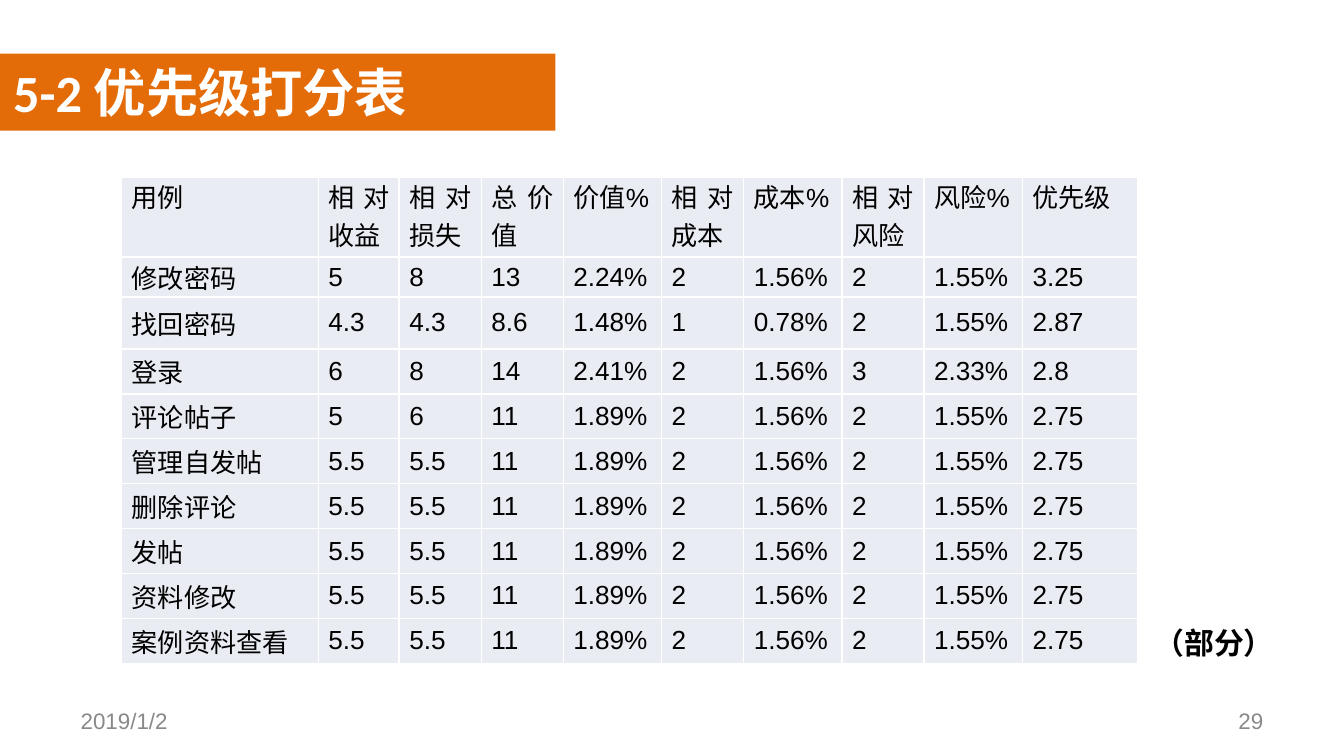
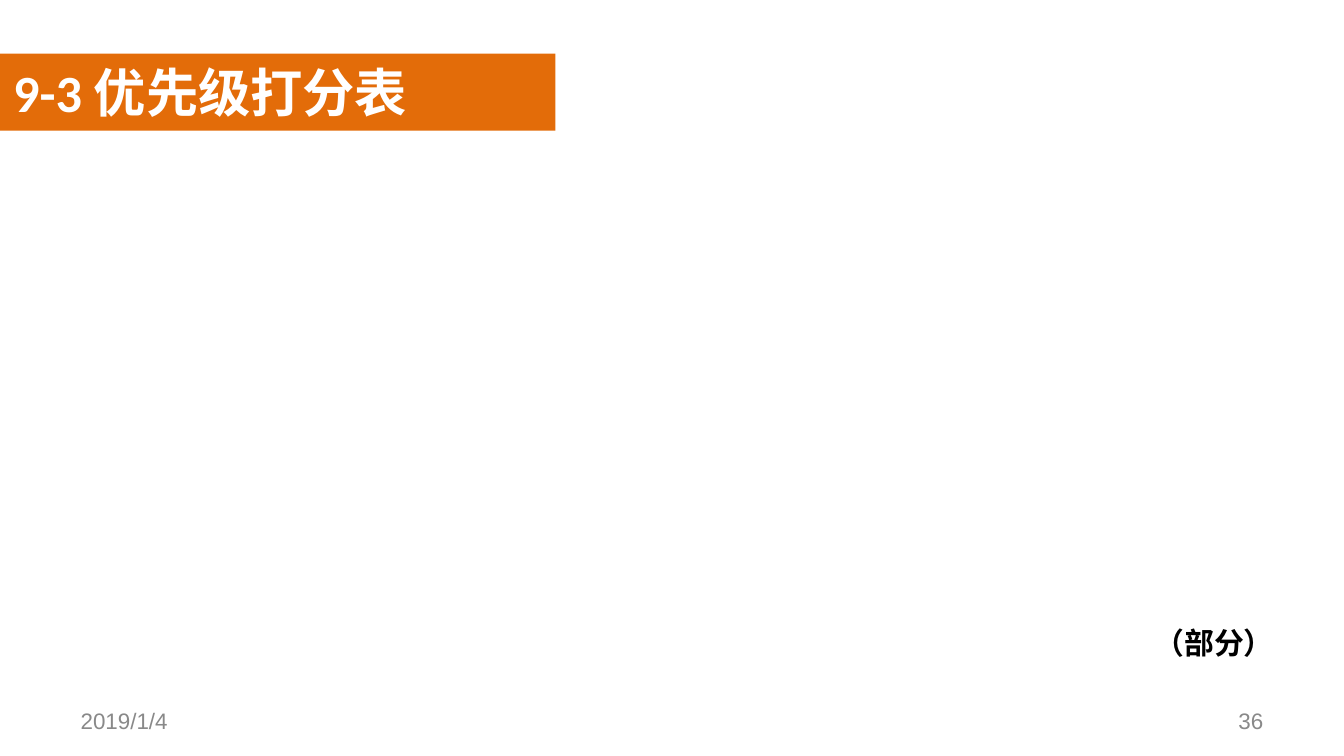
Before and after one commit to SoftwareRequirtmentsG02/Document, a slide deck: slide 36 of 案例教学系统/受控文档/分析设计/PPT/PRD2018-G02-SRS评审PPT.pptx (slide 29 before the commit). Drawn at 1344x756 pixels with LibreOffice and Linux fonts; fonts in the diff are those of the drawing; background and template pictures are left out. Boxes give left, top, right and bottom in pixels: in the first picture for what was removed or moved away, otherwise in the second. Text is boxed around its words. In the diff, an @@ line names an element or a change of style, - is before the commit and + after.

Commit message:
update PPT

```diff
--- a/案例教学系统/受控文档/分析设计/PPT/PRD2018-G02-SRS评审PPT.pptx
+++ b/案例教学系统/受控文档/分析设计/PPT/PRD2018-G02-SRS评审PPT.pptx
@@ text at [13, 67, 407, 117]: text changed @@
-5-2 优先级打分表
+9-3 优先级打分表
@@ table removed at [122, 177, 1136, 664], 10 rows, 10 columns @@
-用例 | 相对收益 | 相对损失 | 总价值 | 价值% | 相对成本 | 成本% | 相对风险 | 风险% | 优先级
-修改密码 | 5 | 8 | 13 | 2.24% | 2 | 1.56% | 2 | 1.55% | 3.25
-找回密码 | 4.3 | 4.3 | 8.6 | 1.48% | 1 | 0.78% | 2 | 1.55% | 2.87
-登录 | 6 | 8 | 14 | 2.41% | 2 | 1.56% | 3 | 2.33% | 2.8
-评论帖子 | 5 | 6 | 11 | 1.89% | 2 | 1.56% | 2 | 1.55% | 2.75
-管理自发帖 | 5.5 | 5.5 | 11 | 1.89% | 2 | 1.56% | 2 | 1.55% | 2.75
-删除评论 | 5.5 | 5.5 | 11 | 1.89% | 2 | 1.56% | 2 | 1.55% | 2.75
-发帖 | 5.5 | 5.5 | 11 | 1.89% | 2 | 1.56% | 2 | 1.55% | 2.75
-资料修改 | 5.5 | 5.5 | 11 | 1.89% | 2 | 1.56% | 2 | 1.55% | 2.75
-案例资料查看 | 5.5 | 5.5 | 11 | 1.89% | 2 | 1.56% | 2 | 1.55% | 2.75
@@ text at [81, 713, 168, 729]: text changed @@
-2019/1/2
+2019/1/4
@@ page number at [1238, 713, 1263, 729]: text changed @@
-29
+36
```
Also in this commit, not shown: 49 other slides changed, 9 slides added, 3 slides removed, 1 other file.
